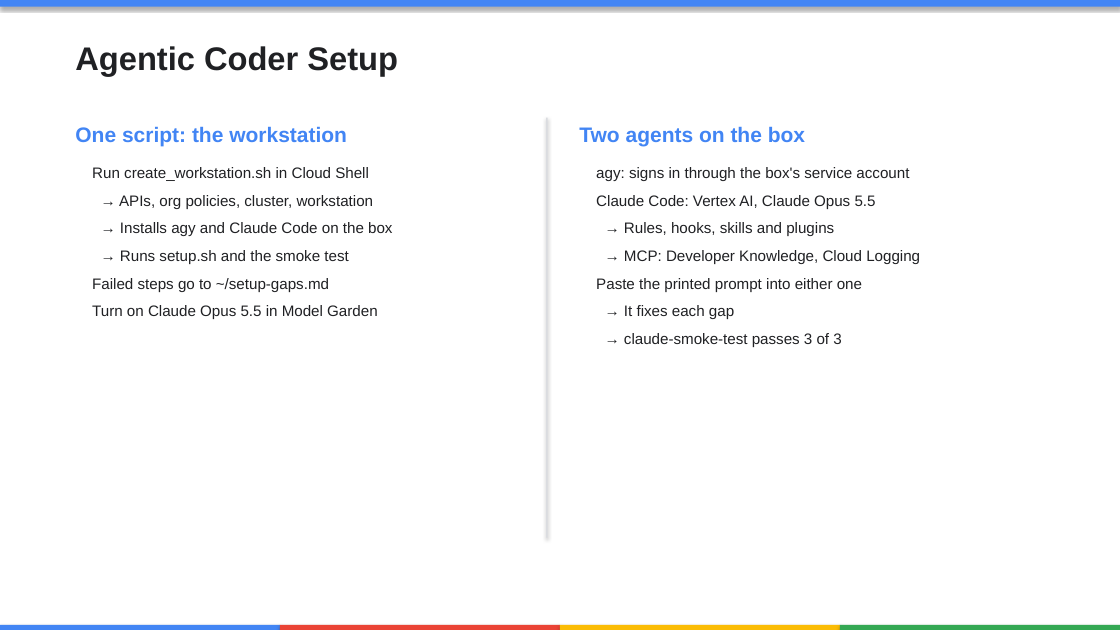
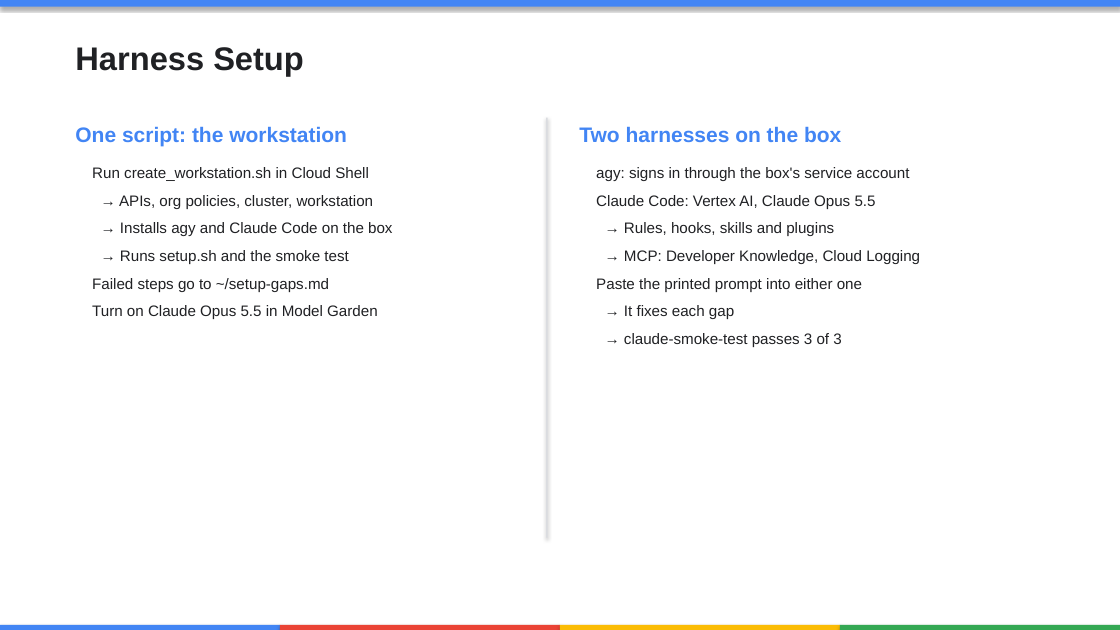
Before and after one commit to WandLZhang/GPS-AI-Infra-Onboarding-Workshop, a slide deck: slide 9 of AI_Infrastructure_Onboarding_Presentation.pptx. Drawn at 1120x630 pixels with LibreOffice and Linux fonts; fonts in the diff are those of the drawing. Boxes give left, top, right and bottom in pixels: in the first picture for what was removed or moved away, otherwise in the second. Text is boxed around its words. In the diff, an @@ line names an element or a change of style, - is before the commit and + after.

Commit message:
Deck: say harness, and list the new folders
generate_presentation.py says harness instead of agentic coder, and its repository card lists the new top-level folders. The .pptx is rebuilt from it with python-pptx. Only those five text frames changed.

```diff
--- a/AI_Infrastructure_Onboarding_Presentation.pptx
+++ b/AI_Infrastructure_Onboarding_Presentation.pptx
@@ text at (75, 47, 304, 76): text changed @@
-Agentic Coder Setup
+Harness Setup
@@ text at (579, 126, 841, 142): text changed @@
-Two agents on the box
+Two harnesses on the box
```
Also in this commit, not shown: 3 other slides changed, 1 other file.
